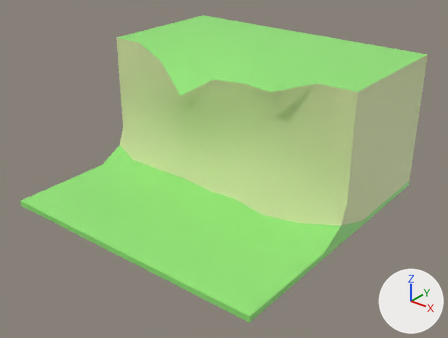
The glTF model common/assets/models/summer/wall_straight_1_1.glb: old version first, new version second.
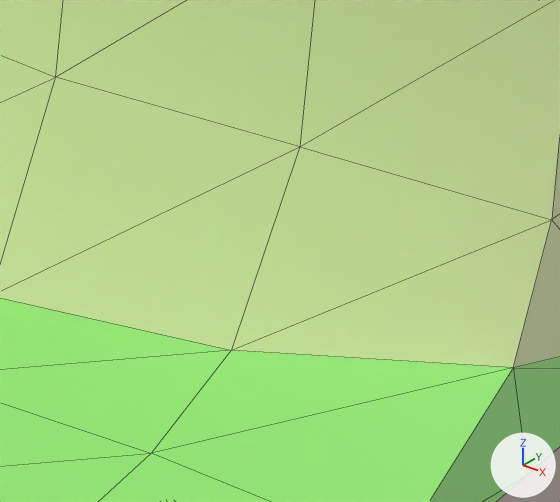
Each version is shown whole from a camera (50 mm lens) standing at (2.51, -3.1, 2.12) and looking at (0.09, -0.07, 0.25), then close up on the part from 59% to 78% of the width and 50% to 73% of the height. Arrows for +X, +Y and +Z are at lower right; the lights stay in place. The close-ups show mesh edges as thin lines. Vertices at the same position are counted once.

Objects in the first close-up: 'wall_straight_1'.
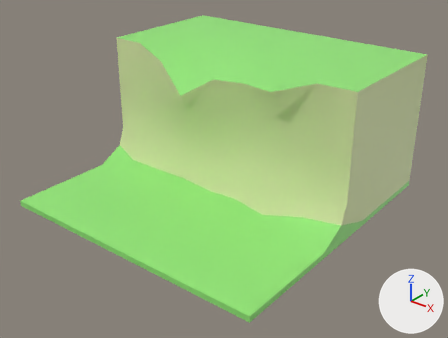
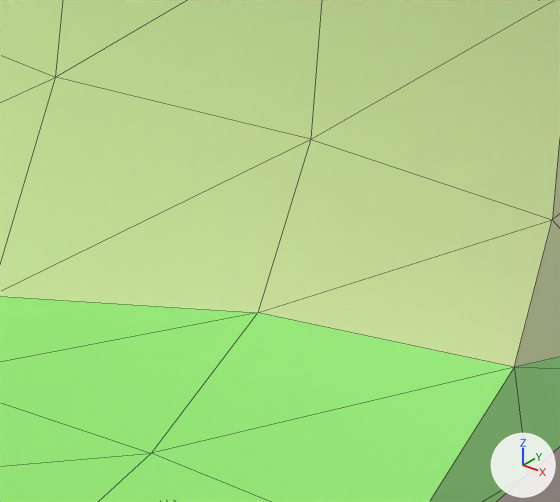
Pixel boxes (x1, y1, x2, y2) of what changed, in the close-ups (560 x 502 px; the box of a moved part takes in the faces that stretch with it):
part 1 of me_cube, moved or reshaped
    both: (0, 0, 560, 445)

Patch to the scene script:
```diff
--- a/common/assets/models/summer/wall_straight_1_1.glb.py
+++ b/common/assets/models/summer/wall_straight_1_1.glb.py
@@ me_cube @@
 me_cube.from_pydata(...)  # 258 vertices, 512 faces; spans x -1.0..1.0, y -1.0..1.0, z -0.02..0.98
 # used by ob_wall_straight_1; location = (0.0, 0.0, 0.0)
-me_cube.vertices[80].co = (0.74, -0.01, 0.73)
-me_cube.vertices[81].co = (0.74, -0.01, 0.5)
-me_cube.vertices[82].co = (0.74, -0.02, 0.26)  # pixel (299, 146)
-me_cube.vertices[83].co = (0.71, -0.08, 0.05)  # pixel (231, 350)
+# me_cube part 1
+me_cube.vertices[80].co = (0.74, 0.0, 0.73)
+me_cube.vertices[81].co = (0.74, 0.0, 0.5)
+me_cube.vertices[82].co = (0.74, 0.0, 0.26)  # pixel (310, 139)
+me_cube.vertices[83].co = (0.74, -0.09, 0.1)  # pixel (257, 312)
 me_cube.materials.append(mat_wall)
```
